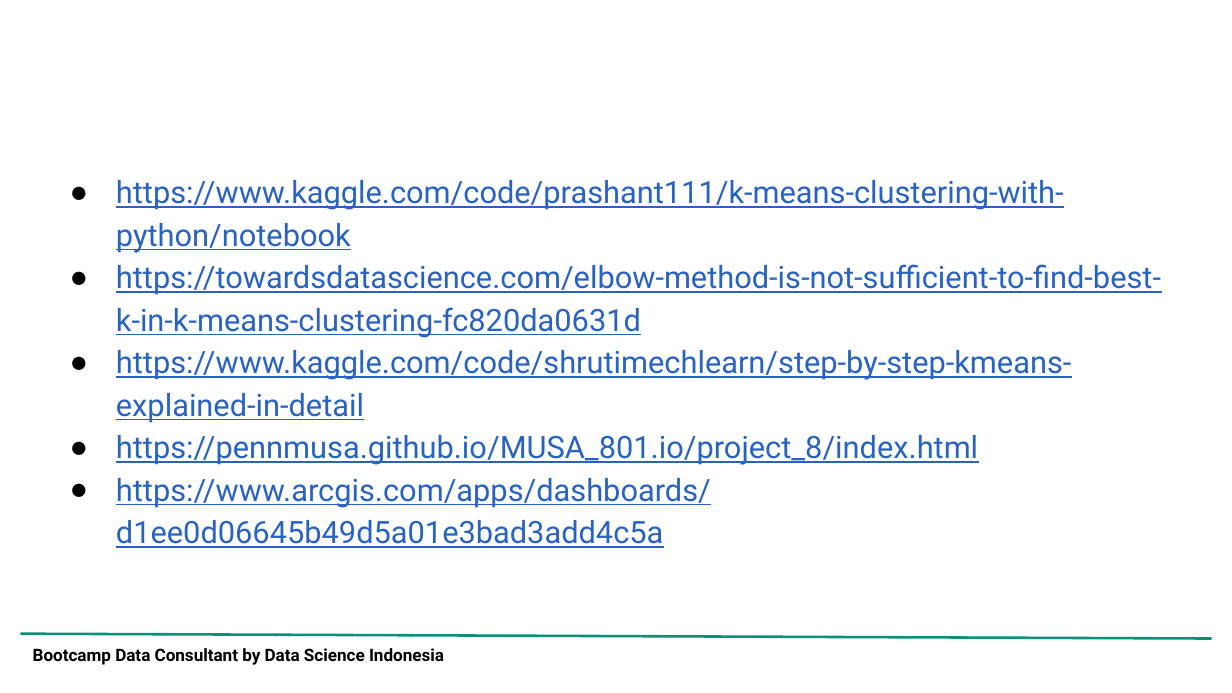
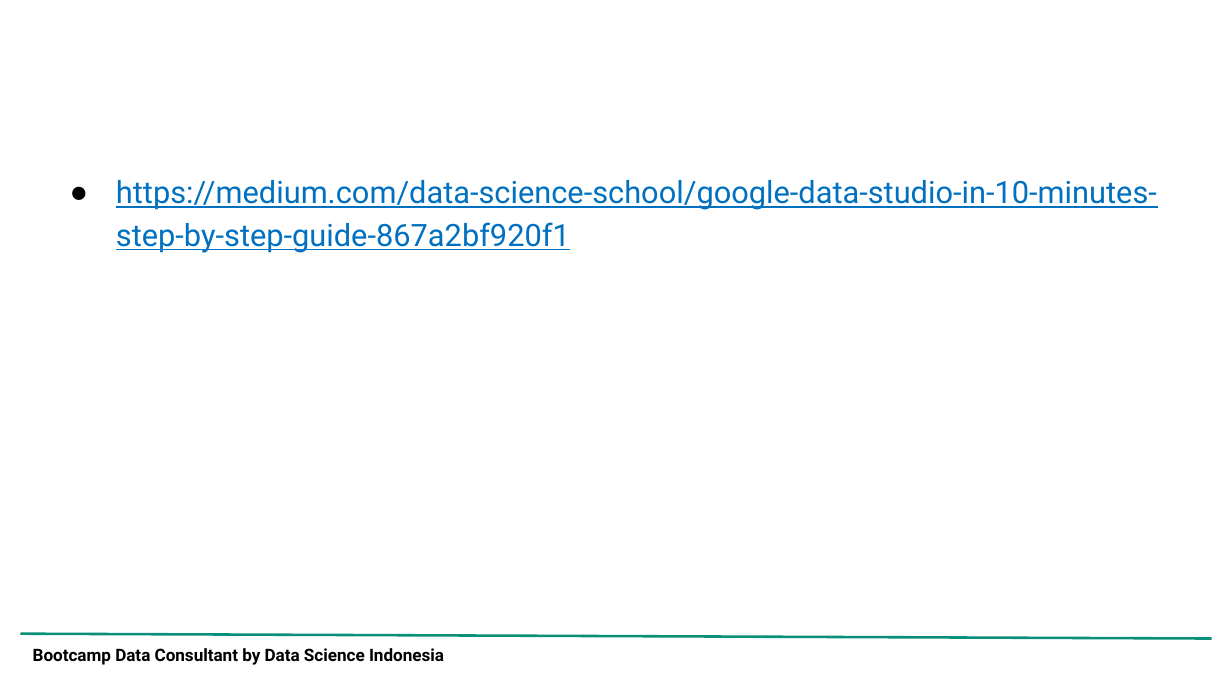
Before and after one commit to adrn-mm/DSLS_Mini-Project-DA_Adrian-Maulana-Muhammad, a slide deck: slide 11 of reports/Project Report_Mini Project DA_Adrian Maulana Muhammad.pptx (slide 43 before the commit). Drawn at 1232x693 pixels with LibreOffice and Linux fonts; fonts in the diff are those of the drawing; background and template pictures are left out. Boxes give left, top, right and bottom in pixels: in the first picture for what was removed or moved away, otherwise in the second. Text is boxed around its words. In the diff, an @@ line names an element or a change of style, - is before the commit and + after.

Commit message:
Updating project report

```diff
--- a/reports/Project Report_Mini Project DA_Adrian Maulana Muhammad.pptx
+++ b/reports/Project Report_Mini Project DA_Adrian Maulana Muhammad.pptx
@@ text at bbox=[116, 180, 1157, 253]: text changed; text colour #2862C3 to #0070C0 @@
-● https://www.kaggle.com/code/prashant111/k-means-clustering-with-python/notebook
-● https://towardsdatascience.com/elbow-method-is-not-sufficient-to-find-best-k-in-k-means-clustering-fc820da0631d
-● https://www.kaggle.com/code/shrutimechlearn/step-by-step-kmeans-explained-in-detail
-● https://pennmusa.github.io/MUSA_801.io/project_8/index.html
-● https://www.arcgis.com/apps/dashboards/d1ee0d06645b49d5a01e3bad3add4c5a
+● https://medium.com/data-science-school/google-data-studio-in-10-minutes-step-by-step-guide-867a2bf920f1
```
Also in this commit, not shown: 6 other slides changed, 4 slides added, 36 slides removed, 1 other file.
